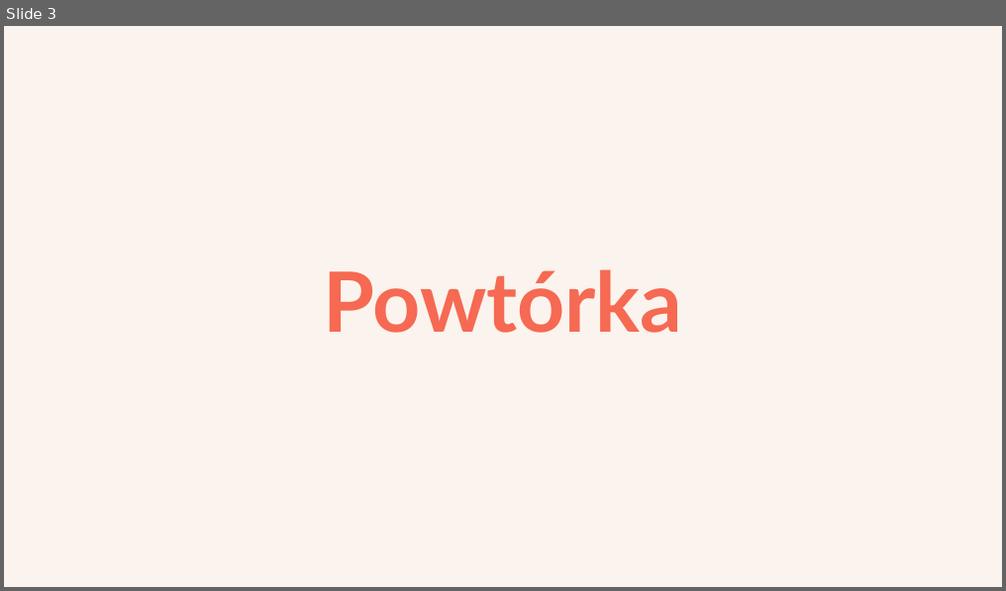
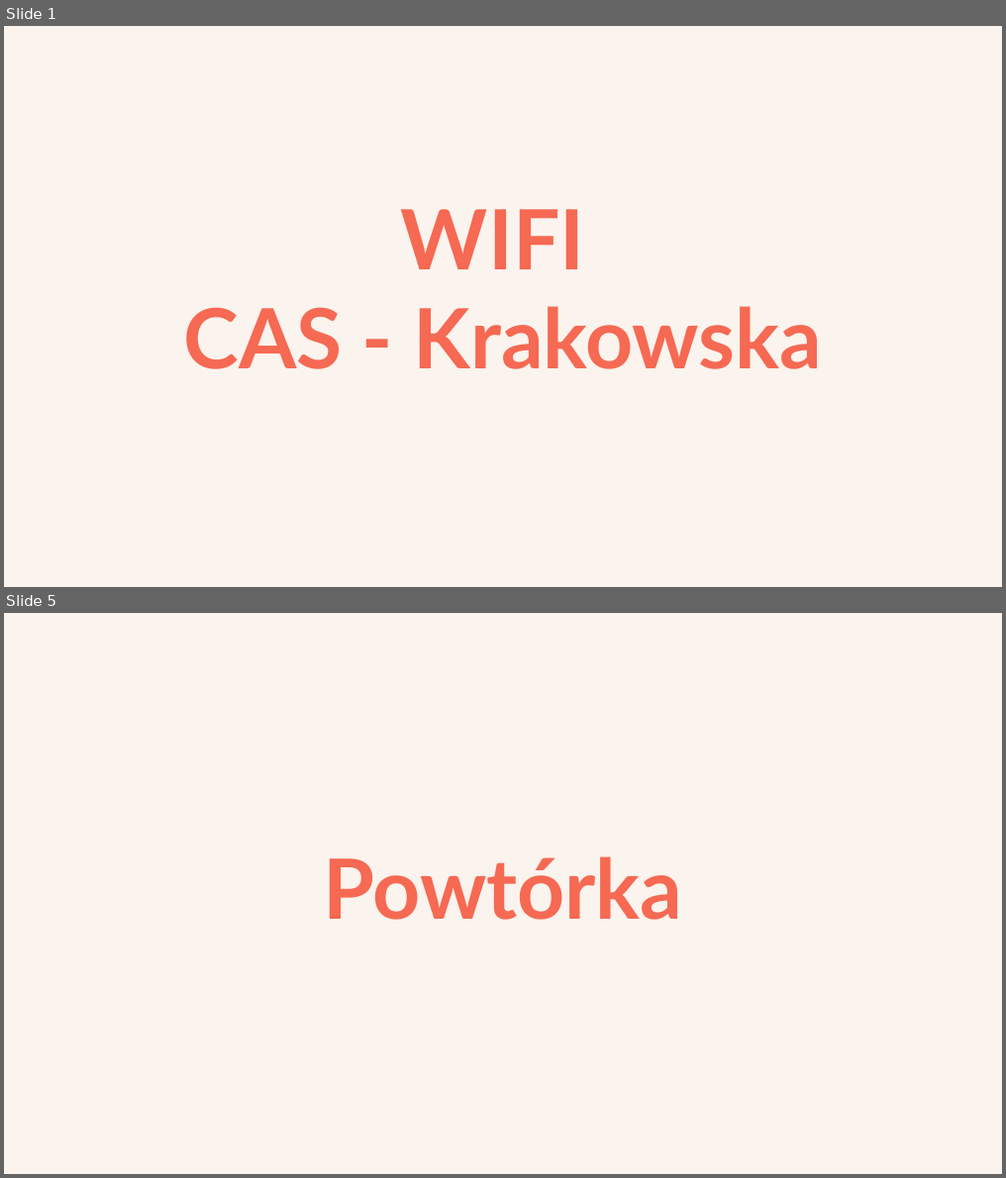
Before and after one commit to kasperkalfas/ai-warsztaty, a slide deck: day-2/day2-ai-intro.pptx. Shown one above the other, each under a label of ours: slide 3 before the commit, slides 1 and 5 after it; the slides between them are not shown. The pictures are 1006x591 and 1006x1178 pixels, drawn with LibreOffice and Linux fonts; fonts in the diff are those of the drawing. Boxes give left, top, right and bottom in pixels: in the first picture for what was removed or moved away, otherwise in the second. Text is boxed around its words. In the diff, an @@ line names an element or a change of style, - is before the commit and + after.

```diff
--- a/day-2/day2-ai-intro.pptx
+++ b/day-2/day2-ai-intro.pptx
@@ slide 1 added at (4,26,1002,587), background #FBF3ED; not listed: 1 template element that a slide beside it also shows @@
@@ text added at (184,209,823,370), 60 pt, text #F66953, bold @@
+WIFI
+CAS - Krakowska
@@ what was slide 3 is now slide 5 @@
```
Also in this commit, not shown: 3 slides changed, 8 other files.
